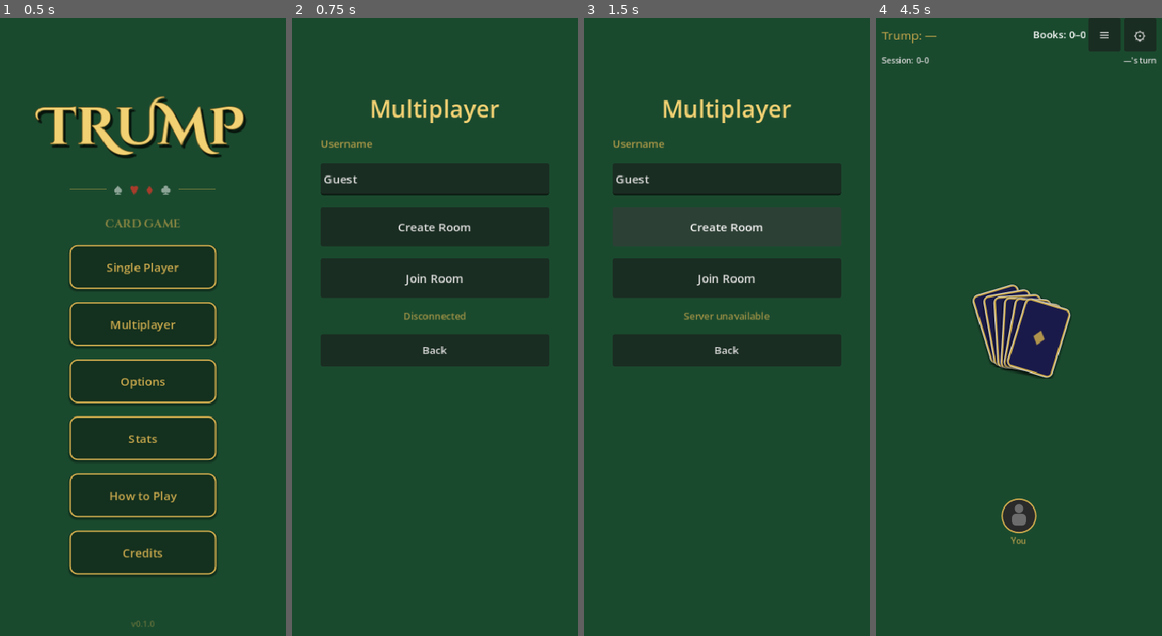
Above: before the commit, frames 1-4 (left to right).
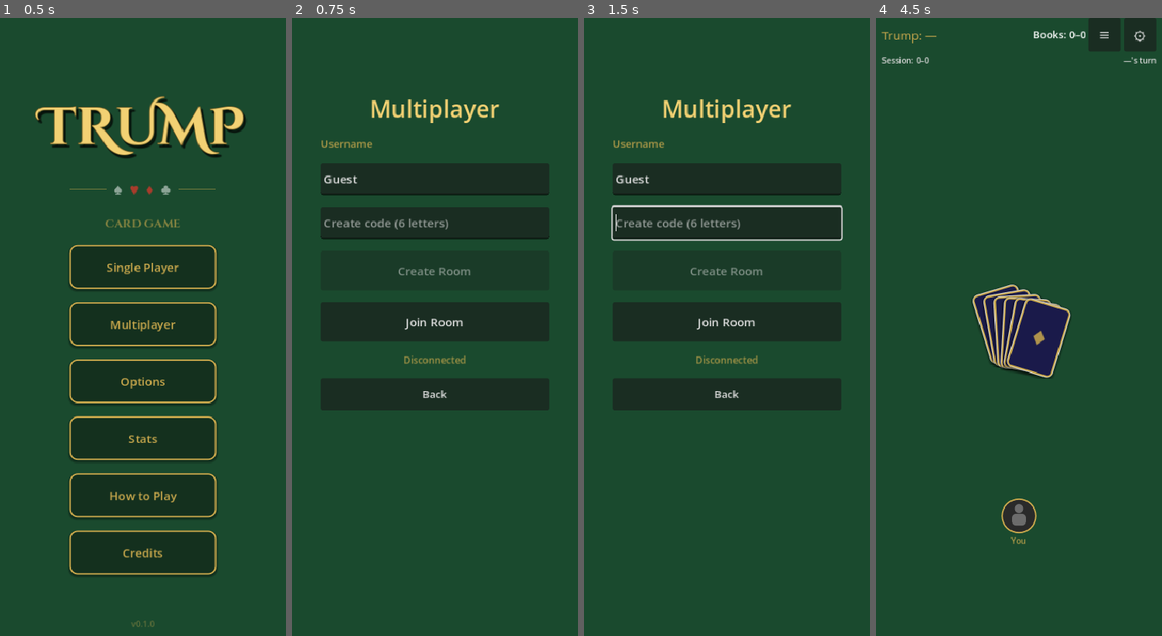
Above: after the commit, the same moments.

Repository: randyramsaywack/trump-mobile-card-game
Game: Godot game, scene res://scenes/main_menu.tscn
Same seed, same stepped clock (60 frames per second), same inputs: the game is played once before the commit and once after it.
Inputs (mouse positions are in pixels of both pictures, inside the frame that each line leads up to):
- Up to frame 1 (0.5 s): no input
- Up to frame 2 (0.75 s): click "Multiplayer" at 0.5 s
- Up to frame 3 (1.5 s): click (727, 228) at 1.25 s, where only the run before the commit has a clickable "Create Room"
- Up to frame 4 (4.5 s): click (1019, 228) at 2 s, where only the run before the commit has a clickable "Create Room"; click (1019, 228) at 2.75 s, where only the run before the commit has a clickable "Create Room"; click "Back" at 3.5 s; click "Single Player" at 4.25 s

Frame 1 is identical in both runs. In frame 2, 14% of the frame differs, in the area x 10-90%, y 32-64%; in frame 3, 14%, in the area x 9-91%, y 30-64%; in frame 4, nothing differs.

Commit message:
feat(mp): let hosts choose room codes

Diff:
--- a/autoloads/network_state.gd
+++ b/autoloads/network_state.gd
@@ -105,11 +105,11 @@
 
 # ── Room actions (UI facade) ──────────────────────────────────────────────────
 
-func create_room() -> void:
-	send(Protocol.msg(Protocol.MSG_CREATE_ROOM))
+func create_room(code: String) -> void:
+	send(Protocol.msg(Protocol.MSG_CREATE_ROOM, {"code": code.strip_edges().to_upper()}))
 
 func join_room(code: String) -> void:
-	send(Protocol.msg(Protocol.MSG_JOIN_ROOM, {"code": code.to_upper()}))
+	send(Protocol.msg(Protocol.MSG_JOIN_ROOM, {"code": code.strip_edges().to_upper()}))
 
 func leave_room() -> void:
 	if connection_state != ConnectionState.IN_ROOM:
--- a/scenes/ui/multiplayer_menu.tscn
+++ b/scenes/ui/multiplayer_menu.tscn
@@ -47,6 +47,12 @@
 text = "Rejoin Last Room"
 theme_override_font_sizes/font_size = 14
 
+[node name="CreateCodeEdit" type="LineEdit" parent="Center"]
+layout_mode = 2
+custom_minimum_size = Vector2(0, 44)
+max_length = 6
+placeholder_text = "Create code (6 letters)"
+
 [node name="CreateButton" type="Button" parent="Center"]
 layout_mode = 2
 custom_minimum_size = Vector2(0, 54)
--- a/scripts/net/protocol.gd
+++ b/scripts/net/protocol.gd
@@ -39,6 +39,7 @@
 # ── Error codes ───────────────────────────────────────────────────────────────
 const ERR_ROOM_NOT_FOUND := "ROOM_NOT_FOUND"
 const ERR_ROOM_FULL := "ROOM_FULL"
+const ERR_ROOM_EXISTS := "ROOM_EXISTS"
 const ERR_INVALID_ROOM_CODE := "INVALID_ROOM_CODE"
 const ERR_NOT_HOST := "NOT_HOST"
 const ERR_NOT_IN_ROOM := "NOT_IN_ROOM"
@@ -55,7 +56,8 @@
 const ERROR_MESSAGES := {
 	ERR_ROOM_NOT_FOUND: "Room code not found.",
 	ERR_ROOM_FULL: "Room is full.",
-	ERR_INVALID_ROOM_CODE: "Room code must be 6 characters.",
+	ERR_ROOM_EXISTS: "Room code already exists.",
+	ERR_INVALID_ROOM_CODE: "Room code must be 6 letters and cannot use I or O.",
 	ERR_NOT_HOST: "Only the host can start the game.",
 	ERR_NOT_IN_ROOM: "You must join a room first.",
 	ERR_HOST_LEFT: "Host left the room.",
--- a/scripts/server/main_server.gd
+++ b/scripts/server/main_server.gd
@@ -59,7 +59,7 @@
 		Protocol.MSG_HELLO:
 			_handle_hello(sender, data)
 		Protocol.MSG_CREATE_ROOM:
-			_require_registered(sender, func(): _dispatch_outgoing(_rooms.handle_create_room(sender)))
+			_require_registered(sender, func(): _dispatch_outgoing(_rooms.handle_create_room(sender, data)))
 		Protocol.MSG_JOIN_ROOM:
 			_require_registered(sender, func(): _dispatch_outgoing(_rooms.handle_join_room(sender, data)))
 		Protocol.MSG_LEAVE_ROOM:
--- a/scripts/server/room_manager.gd
+++ b/scripts/server/room_manager.gd
@@ -37,13 +37,18 @@
 
 # ── create_room ───────────────────────────────────────────────────────────────
 
-func handle_create_room(peer_id: int) -> Array:
+func handle_create_room(peer_id: int, data: Dictionary = {}) -> Array:
 	if not is_registered(peer_id):
 		return [_err_to(peer_id, Protocol.ERR_NOT_IN_ROOM)]
 	if _peer_to_room.has(peer_id):
 		return [_err_to(peer_id, Protocol.ERR_ALREADY_IN_ROOM)]
+	var code := _normalize_room_code(data.get("code", ""))
+	if not _is_valid_room_code(code):
+		return [_err_to(peer_id, Protocol.ERR_INVALID_ROOM_CODE)]
+	if _rooms.has(code):
+		return [_err_to(peer_id, Protocol.ERR_ROOM_EXISTS)]
 	var room := Room.new()
-	room.code = _generate_unique_code()
+	room.code = code
 	_rooms[room.code] = room
 	var entry := room.add_player(peer_id, get_username(peer_id))
 	_peer_to_room[peer_id] = room.code
@@ -58,12 +63,9 @@
 		return [_err_to(peer_id, Protocol.ERR_NOT_IN_ROOM)]
 	if _peer_to_room.has(peer_id):
 		return [_err_to(peer_id, Protocol.ERR_ALREADY_IN_ROOM)]
-	var code := String(data.get("code", "")).to_upper()
-	if code.length() != Protocol.ROOM_CODE_LENGTH:
+	var code := _normalize_room_code(data.get("code", ""))
+	if not _is_valid_room_code(code):
 		return [_err_to(peer_id, Protocol.ERR_INVALID_ROOM_CODE)]
-	for ch in code:
-		if not Protocol.ROOM_CODE_ALPHABET.contains(ch):
-			return [_err_to(peer_id, Protocol.ERR_INVALID_ROOM_CODE)]
 	var room: Room = _rooms.get(code, null)
 	if room == null:
 		return [_err_to(peer_id, Protocol.ERR_ROOM_NOT_FOUND)]
@@ -313,16 +315,13 @@
 		"message": String(Protocol.ERROR_MESSAGES.get(code, code)),
 	})
 
-func _generate_unique_code() -> String:
-	var rng := RandomNumberGenerator.new()
-	rng.randomize()
-	for _attempt in 64:
-		var s := ""
-		for _i in Protocol.ROOM_CODE_LENGTH:
-			var idx := rng.randi_range(0, Protocol.ROOM_CODE_ALPHABET.length() - 1)
-			s += Protocol.ROOM_CODE_ALPHABET[idx]
-		if not _rooms.has(s):
-			return s
-	# 32^6 ≈ 1.07B; 64 attempts with a handful of live rooms should never reach here.
-	push_error("RoomManager: failed to generate unique room code after 64 attempts")
-	return ""
+func _normalize_room_code(value) -> String:
+	return String(value).strip_edges().to_upper()
+
+func _is_valid_room_code(code: String) -> bool:
+	if code.length() != Protocol.ROOM_CODE_LENGTH:
+		return false
+	for ch in code:
+		if not Protocol.ROOM_CODE_ALPHABET.contains(ch):
+			return false
+	return true
--- a/scripts/ui/multiplayer_menu_ui.gd
+++ b/scripts/ui/multiplayer_menu_ui.gd
@@ -5,6 +5,7 @@
 
 @onready var username_edit: LineEdit = $Center/UsernameEdit
 @onready var rejoin_button: Button = $Center/RejoinButton
+@onready var create_code_edit: LineEdit = $Center/CreateCodeEdit
 @onready var create_button: Button = $Center/CreateButton
 @onready var join_button: Button = $Center/JoinButton
 @onready var join_code_edit: LineEdit = $Center/JoinCodeEdit
@@ -21,6 +22,7 @@
 	# "You" placeholder so editing here never bleeds into single-player UI.
 	username_edit.text = Settings.mp_username
 	username_edit.text_changed.connect(_on_username_changed)
+	create_code_edit.text_changed.connect(_on_room_code_changed)
 	join_code_edit.text_changed.connect(_on_join_code_changed)
 	create_button.pressed.connect(_on_create_pressed)
 	join_button.pressed.connect(_on_join_pressed)
@@ -42,6 +44,11 @@
 	_refresh_buttons()
 
 func _on_join_code_changed(_text: String) -> void:
+	_normalize_code_edit(join_code_edit)
+	_refresh_buttons()
+
+func _on_room_code_changed(_text: String) -> void:
+	_normalize_code_edit(create_code_edit)
 	_refresh_buttons()
 
 func _current_username() -> String:
@@ -49,9 +56,9 @@
 
 func _refresh_buttons() -> void:
 	var valid := _current_username() != ""
-	create_button.disabled = not valid
+	create_button.disabled = not valid or not _is_valid_room_code(create_code_edit.text)
 	join_button.disabled = not valid
-	join_confirm_button.disabled = not valid or join_code_edit.text.strip_edges().length() != Protocol.ROOM_CODE_LENGTH
+	join_confirm_button.disabled = not valid or not _is_valid_room_code(join_code_edit.text)
 	rejoin_button.disabled = not valid
 
 func _refresh_status() -> void:
@@ -70,9 +77,13 @@
 	NetworkState.local_username = Settings.mp_username
 
 func _on_create_pressed() -> void:
+	var code := _normalize_room_code(create_code_edit.text)
+	if not _is_valid_room_code(code):
+		status_label.text = "Enter a 6-letter room code. Do not use I or O."
+		return
 	_persist_username()
 	_pending_action = "create"
-	_start_connection_then(func(): NetworkState.create_room())
+	_start_connection_then(func(): NetworkState.create_room(code))
 
 func _on_join_pressed() -> void:
 	# Reveal the code input; actual send happens in _on_join_confirm_pressed.
@@ -82,12 +93,32 @@
 	_refresh_buttons()
 
 func _on_join_confirm_pressed() -> void:
-	var code := join_code_edit.text.strip_edges().to_upper()
-	if code.length() != Protocol.ROOM_CODE_LENGTH:
+	var code := _normalize_room_code(join_code_edit.text)
+	if not _is_valid_room_code(code):
 		return
 	_persist_username()
 	_pending_action = "join"
 	_start_connection_then(func(): NetworkState.join_room(code))
+
+func _normalize_room_code(value: String) -> String:
+	return value.strip_edges().to_upper()
+
+func _is_valid_room_code(value: String) -> bool:
+	var code := _normalize_room_code(value)
+	if code.length() != Protocol.ROOM_CODE_LENGTH:
+		return false
+	for ch in code:
+		if not Protocol.ROOM_CODE_ALPHABET.contains(ch):
+			return false
+	return true
+
+func _normalize_code_edit(edit: LineEdit) -> void:
+	var normalized := _normalize_room_code(edit.text)
+	if normalized == edit.text:
+		return
+	var caret := edit.caret_column
+	edit.text = normalized
+	edit.caret_column = mini(caret, edit.text.length())
 
 ## Pre-fills the join field with the saved code and submits — same path as a
 ## manual join, so server-side rules (room exists / not full / not started)
--- a/tests/rap31_auto_client.gd
+++ b/tests/rap31_auto_client.gd
@@ -68,7 +68,7 @@
 	if state != NetworkState.ConnectionState.CONNECTED:
 		return
 	if _role == "host":
-		NetworkState.create_room()
+		NetworkState.create_room(_room_code_to_create())
 	else:
 		var code := FileAccess.get_file_as_string(_code_file).strip_edges().to_upper()
 		print("[rap31-auto:%s] joining %s" % [_username, code])
@@ -96,6 +96,13 @@
 	f.store_string(NetworkState.room_code)
 	f.close()
 	print("[rap31-auto:%s] room code %s" % [_username, NetworkState.room_code])
+
+func _room_code_to_create() -> String:
+	if _code_file != "" and FileAccess.file_exists(_code_file):
+		var existing := FileAccess.get_file_as_string(_code_file).strip_edges().to_upper()
+		if existing.length() == Protocol.ROOM_CODE_LENGTH:
+			return existing
+	return "ABFKMR"
 
 func _connect_game_view() -> void:
 	var view := GameState.game_source as NetGameView
--- a/tests/rap31_multiplayer_smoke.gd
+++ b/tests/rap31_multiplayer_smoke.gd
@@ -2,6 +2,7 @@
 
 const PEERS: Array[int] = [101, 202, 303, 404]
 const NAMES: Array[String] = ["Host", "Joiner", "Third", "Fourth"]
+const ROOM_CODES: Array[String] = ["ABFKMR", "CDEGHJ", "KLMNPQ"]
 const MAX_STEPS := 600
 
 var _failures: Array[String] = []
@@ -35,7 +36,7 @@
 	for i in human_count:
 		_room_manager.register_peer(PEERS[i], NAMES[i])
 
-	var out := _room_manager.handle_create_room(PEERS[0])
+	var out := _room_manager.handle_create_room(PEERS[0], {"code": ROOM_CODES[human_count - 2]})
 	_expect(out.size() == 1, _case_msg("create_room should return one response"))
 	if out.is_empty():
 		return
--- a/tests/rap32_lifecycle.gd
+++ b/tests/rap32_lifecycle.gd
@@ -3,6 +3,7 @@
 const PEERS: Array[int] = [101, 202, 303, 404]
 const REJOIN_PEER := 505
 const NAMES: Array[String] = ["Host", "Lefty", "Partner", "Righty"]
+const ROOM_CODES: Array[String] = ["ABFKMR", "CDEGHJ", "KLMNPQ", "RSTUVW"]
 const MAX_DRIVE_STEPS := 700
 
 var _failures: Array[String] = []
@@ -159,7 +160,7 @@
 	var manager := RoomManager.new()
 	for i in human_count:
 		manager.register_peer(PEERS[i], NAMES[i])
-	var out := manager.handle_create_room(PEERS[0])
+	var out := manager.handle_create_room(PEERS[0], {"code": ROOM_CODES[human_count - 1]})
 	var code := String(out[0][1]["data"]["code"])
 	for i in range(1, human_count):
 		manager.handle_join_room(PEERS[i], {"code": code})
--- a/tests/rap33_regression.gd
+++ b/tests/rap33_regression.gd
@@ -118,8 +118,13 @@
 	var out := manager.handle_play_card(999, {"card": {"suit": 0, "rank": 2}})
 	_expect(_error_code(out) == Protocol.ERR_NOT_IN_GAME, "Server should reject play_card from peer not in a game")
 
-	out = manager.handle_create_room(PEERS[0])
+	out = manager.handle_create_room(PEERS[0], {"code": "ABFKMR"})
 	var code := String(out[0][1]["data"]["code"])
+	_expect(code == "ABFKMR", "Server should create the host-requested room code")
+	out = manager.handle_create_room(PEERS[1], {"code": "ABFKMR"})
+	_expect(_error_code(out) == Protocol.ERR_ROOM_EXISTS, "Server should reject duplicate custom room codes")
+	out = manager.handle_create_room(PEERS[1], {"code": "BADIO1"})
+	_expect(_error_code(out) == Protocol.ERR_INVALID_ROOM_CODE, "Server should reject invalid custom room codes")
 	for i in range(1, PEERS.size()):
 		manager.handle_join_room(PEERS[i], {"code": code})
 	manager.handle_start_game(PEERS[0])
